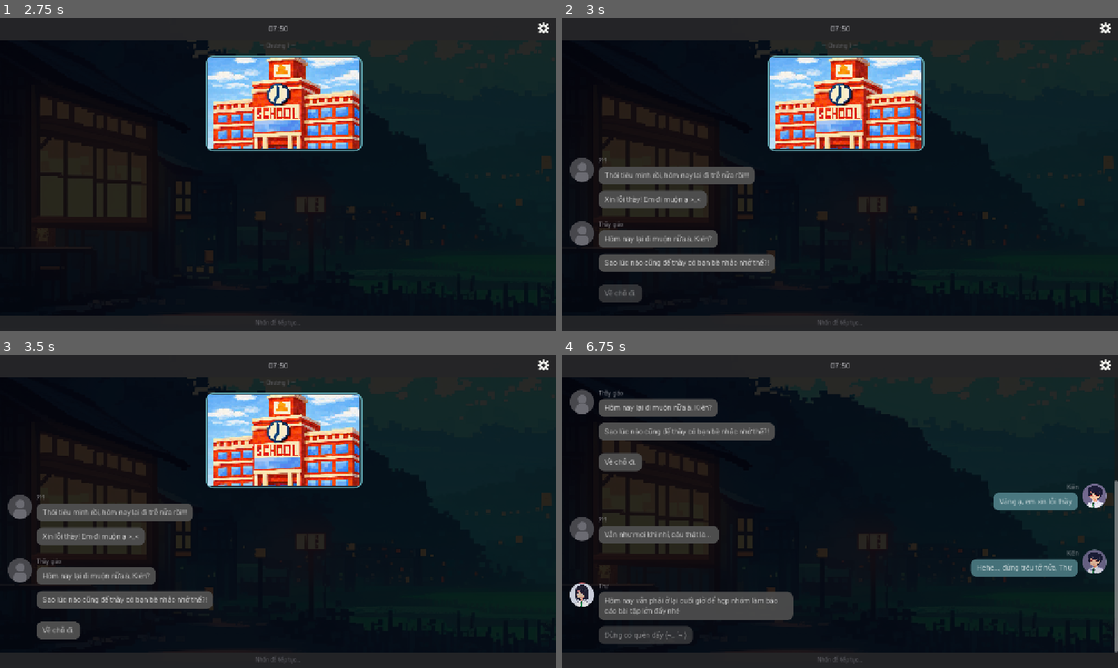
Above: before the commit, frames 1-4 (two rows, left to right).
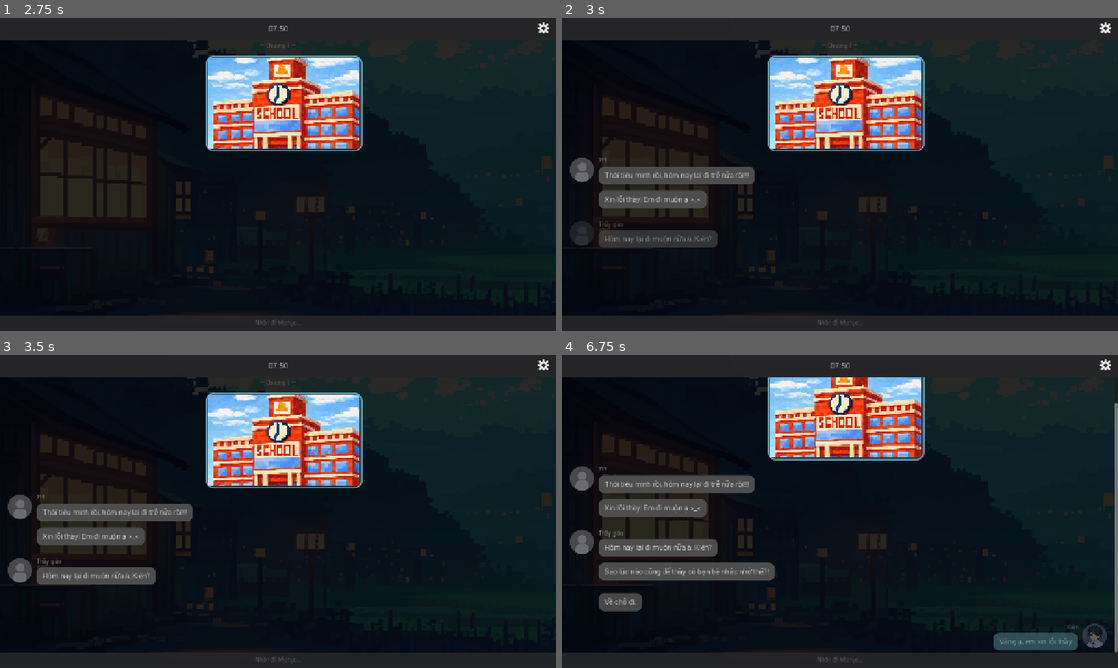
Above: after the commit, the same moments.

Repository: Quannedevlord/Way-To-Home
Game: Godot game, scene res://scenes/splash/splash.tscn
Same seed, same stepped clock (60 frames per second), same inputs: the game is played once before the commit and once after it. Video files are missing from this copy of the repository; at most half a second of black plays in their place. Sound files missing from this copy of the repository are replaced by a short silence.
Inputs (mouse positions are in pixels of both pictures, inside the frame that each line leads up to):
- Up to frame 1 (2.75 s): tap Enter (ui_accept) at 0.5, 1.35, 1.52, 1.82 s; move the mouse to (400, 158) at 0.52 s; hold Enter (ui_accept) 0.53-1.28 s; click (400, 158) at 0.67 s; move the mouse to (166, 190) at 1.27 s; click (166, 190) at 1.42 s; click "Chơi mới" at 2 s
- Up to frame 2 (3 s): tap Enter (ui_accept) at 2.75 s; move the mouse to (895, 105) at 2.77 s; hold Enter (ui_accept) from 2.78 s (still down); click (895, 105) at 2.92 s
- Up to frame 3 (3.5 s): keep holding Enter (ui_accept)
- Up to frame 4 (6.75 s): release Enter (ui_accept) at 3.5 s; click (1106, 364) at 3.5 s; click (823, 524) at 4.25 s; click "Về giao diện chính" at 5 s; click "Tiếp tục" at 5.75 s; tap Enter (ui_accept) at 6.5, 6.6 s; move the mouse to (812, 574) at 6.52 s; click (812, 574) at 6.67 s

Frame 1 is identical in both runs. In frame 2, 3.5% of the frame differs, in the area x 1-39%, y 64-91%; in frame 3, 2.2%; in frame 4, 26%, in the area x 1-100%, y 7-95%.

Commit message:
file moi

Diff:
--- a/scenes/chapters/chapter_01/chapter1.gd
+++ b/scenes/chapters/chapter_01/chapter1.gd
@@ -5,6 +5,8 @@
 @export var location_label: Label
 @export var choice_container: VBoxContainer
 @export var continue_hint: Control
+
+@onready var background: TextureRect = $Background
 
 const STORY_PATH := "res://data/chap1_story/main_story.json"
 const CHAT_MESSAGE_SCENE := preload("res://scenes/chapters/chapter_01/chat_message.tscn")
@@ -34,10 +36,15 @@
 var _lines_shown := 0
 var _last_speaker := ""
 var _inline_choice_resolved := false
-
-
+var _background_tween: Tween
+var _fade_tween: Tween
+var _fade_overlay: ColorRect
+
+
+## Khởi tạo âm thanh, lớp phủ fade và dữ liệu hội thoại đã lưu.
 func _ready() -> void:
 	SettingsScript.apply_saved_audio_settings()
+	_create_fade_overlay()
 	if not load_story(STORY_PATH):
 		return
 
@@ -57,6 +64,18 @@
 	save_progress()
 
 
+## Tạo lớp phủ đen toàn màn hình dùng cho fade in/out.
+func _create_fade_overlay() -> void:
+	_fade_overlay = ColorRect.new()
+	_fade_overlay.name = "FadeOverlay"
+	_fade_overlay.color = Color(0, 0, 0, 0)
+	_fade_overlay.set_anchors_and_offsets_preset(Control.PRESET_FULL_RECT)
+	_fade_overlay.mouse_filter = Control.MOUSE_FILTER_IGNORE
+	_fade_overlay.z_index = 100
+	add_child(_fade_overlay)
+
+
+## Đọc và kiểm tra nội dung JSON của một chương truyện.
 func load_story(path: String) -> bool:
 	if not FileAccess.file_exists(path):
 		push_error("[Chapter1] Không tìm thấy file: %s" % path)
@@ -88,6 +107,7 @@
 	return true
 
 
+## Chuẩn hóa các trường thoại và đường dẫn minh họa từ JSON cũ.
 func _normalize_script(lines: Array) -> Array:
 	var out: Array = []
 	for item in lines:
@@ -106,6 +126,7 @@
 	return out
 
 
+## Đưa tên asset cũ về đường dẫn hợp lệ trong dự án.
 func _remap_asset(path: String) -> String:
 	if path.is_empty():
 		return ""
@@ -125,10 +146,12 @@
 	return ""
 
 
+## Lấy cảnh hiện tại từ dữ liệu tập và cảnh đang chọn.
 func get_current_scene() -> Dictionary:
 	return story_data["episodes"][episode_index]["scenes"][scene_index]
 
 
+## Nạp hội thoại, lựa chọn và tiêu đề địa điểm cho cảnh hiện tại.
 func load_scene_dialogues(show_location: bool = true) -> void:
 	var scene := get_current_scene()
 	_current_scene_id = scene.get("id", "")
@@ -156,6 +179,7 @@
 		_append_location_divider(scene.get("location", ""))
 
 
+## Dựng lại các dòng đã đọc mà không phát lại hiệu ứng chuyển cảnh.
 func _rebuild_chat_history() -> void:
 	for child in chat_feed.get_children():
 		child.queue_free()
@@ -174,7 +198,10 @@
 	call_deferred("_scroll_to_bottom")
 
 
+## Hiển thị một dòng JSON, bao gồm âm thanh, ảnh minh họa và sự kiện đính kèm.
 func _append_line(line: Dictionary, scroll: bool = true, play_sound: bool = true, animate: bool = true) -> void:
+	_process_json_events(line, animate)
+
 	if str(line.get("time", "")) != "":
 		location_label.text = str(line["time"])
 
@@ -215,6 +242,100 @@
 		call_deferred("_scroll_to_bottom")
 
 
+## Chạy các sự kiện `event` hoặc danh sách `events` được khai báo trên dòng JSON.
+## Ví dụ: {"event":{"type":"change_background","path":"res://assets/school.png"}}
+## Có thể dùng events:[{"type":"fade_out"},{"type":"change_background","path":"res://assets/dream.png"},{"type":"fade_in"}].
+func _process_json_events(line: Dictionary, animate: bool) -> void:
+	var events: Variant = line.get("events", line.get("event", []))
+	if events is Dictionary:
+		call_deferred("_run_json_events", [events], animate)
+	elif events is Array:
+		call_deferred("_run_json_events", events.duplicate(true), animate)
+	elif events != null and events != "":
+		push_error("[Chapter1] Trường event/events phải là object hoặc array.")
+
+
+## Chạy lần lượt các sự kiện để những hiệu ứng fade không ghi đè lẫn nhau.
+func _run_json_events(events: Array, animate: bool) -> void:
+	for event in events:
+		await _process_json_event(event, animate)
+
+
+## Xử lý sự kiện JSON đổi nền hoặc fade màn hình.
+func _process_json_event(event: Variant, animate: bool) -> void:
+	if not event is Dictionary:
+		push_error("[Chapter1] Mỗi sự kiện JSON phải là object.")
+		return
+
+	var event_type := str(event.get("type", ""))
+	var duration := maxf(float(event.get("duration", 0.35)), 0.0) if animate else 0.0
+	match event_type:
+		"change_background", "background":
+			var path := str(event.get("path", event.get("background", "")))
+			if path.is_empty():
+				push_error("[Chapter1] Sự kiện đổi nền cần có trường path.")
+				return
+			var use_fade := bool(event.get("fade", true))
+			var background_changed := change_background(path, duration, use_fade)
+			if background_changed and animate and use_fade and duration > 0.0:
+				await _background_tween.finished
+		"fade", "fade_in", "fade_out":
+			if not animate:
+				return
+			var direction := str(event.get("direction", event_type.trim_prefix("fade_")))
+			if event_type == "fade":
+				direction = str(event.get("direction", "out"))
+			fade_screen(direction, duration)
+			await _fade_tween.finished
+		_:
+			push_error("[Chapter1] Loại sự kiện JSON không được hỗ trợ: %s" % event_type)
+
+
+## Đổi texture nền; có thể fade nền cũ ra rồi fade nền mới vào.
+func change_background(path: String, duration: float = 0.35, use_fade: bool = true) -> bool:
+	if not ResourceLoader.exists(path):
+		push_error("[Chapter1] Không tìm thấy ảnh nền: %s" % path)
+		return false
+	var texture := ResourceLoader.load(path) as Texture2D
+	if texture == null:
+		push_error("[Chapter1] Asset không phải Texture2D: %s" % path)
+		return false
+
+	if is_instance_valid(_background_tween) and _background_tween.is_running():
+		_background_tween.kill()
+	if not use_fade or duration <= 0.0:
+		background.texture = texture
+		background.modulate.a = 1.0
+		return true
+
+	_background_tween = create_tween()
+	_background_tween.tween_property(background, "modulate:a", 0.0, duration * 0.5)
+	_background_tween.tween_callback(_set_background_texture.bind(texture))
+	_background_tween.tween_property(background, "modulate:a", 1.0, duration * 0.5)
+	return true
+
+
+## Gán texture mới vào node nền tại điểm giữa của hiệu ứng fade.
+func _set_background_texture(texture: Texture2D) -> void:
+	background.texture = texture
+
+
+## Fade màn hình theo hướng `out` (đen dần) hoặc `in` (hiện dần).
+func fade_screen(direction: String, duration: float = 0.35) -> void:
+	if direction != "in" and direction != "out":
+		push_error("[Chapter1] Hướng fade không hợp lệ: %s" % direction)
+		return
+	if is_instance_valid(_fade_tween) and _fade_tween.is_running():
+		_fade_tween.kill()
+
+	var start_alpha := 1.0 if direction == "in" else 0.0
+	var end_alpha := 0.0 if direction == "in" else 1.0
+	_fade_overlay.color.a = start_alpha
+	_fade_tween = create_tween()
+	_fade_tween.tween_property(_fade_overlay, "color:a", end_alpha, maxf(duration, 0.0))
+
+
+## Tạo bubble hội thoại và cuộn feed nếu cần.
 func _append_dialogue(speaker: String, message: String, avatar_path: String = "", animate: bool = true) -> void:
 	var msg := CHAT_MESSAGE_SCENE.instantiate()
 	msg.set_font(CHAT_FONT)
@@ -231,6 +352,7 @@
 	chat_feed.add_child(msg)
 
 
+## Tạo bubble lời dẫn trong feed hội thoại.
 func _append_narration(message: String, animate: bool = true) -> void:
 	var msg := CHAT_MESSAGE_SCENE.instantiate()
 	msg.set_font(CHAT_FONT)
@@ -240,6 +362,7 @@
 	chat_feed.add_child(msg)
 
 
+## Thêm đường phân cách địa điểm vào feed.
 func _append_location_divider(location: String) -> void:
 	if location.is_empty():
 		return
@@ -249,6 +372,7 @@
 	chat_feed.add_child(msg)
 
 
+## Tạo bubble ảnh minh họa trong feed hội thoại.
 func _append_image(texture: Texture2D, align_right: bool = false, animate: bool = true) -> void:
 	var msg := CHAT_MESSAGE_SCENE.instantiate()
 	msg.setup_image(texture, align_right)
@@ -257,6 +381,7 @@
 	chat_feed.add_child(msg)
 
 
+## Phát một âm thanh hiệu ứng đã được gán stream.
 func play_sfx() -> void:
 	# . Tạo một Node phát âm thanh mới
 	var sfx_player := AudioStreamPlayer.new()
@@ -270,6 +395,7 @@
 	sfx_player.finished.connect(sfx_player.queue_free)
 
 
+## Cuộn khung hội thoại xuống dòng mới nhất sau khi layout cập nhật.
 func _scroll_to_bottom() -> void:
 	if not is_inside_tree() or not is_instance_valid(scroll_container):
 		return
@@ -283,17 +409,20 @@
 	v_scroll.value = v_scroll.max_value
 
 
+## Cập nhật gợi ý tiếp tục theo trạng thái truyện và lựa chọn.
 func _update_continue_hint() -> void:
 	var waiting_choice: bool = choice_container.get_parent().visible
 	continue_hint.visible = not story_finished and not waiting_choice
 
 
+## Lấy lựa chọn gắn trực tiếp với dòng thoại đang hiển thị.
 func _current_line_choices() -> Array:
 	if dialogue_index < 0 or dialogue_index >= current_dialogues.size():
 		return []
 	return current_dialogues[dialogue_index].get("choices", [])
 
 
+## Hiển thị lựa chọn nội tuyến nếu dòng hiện tại có khai báo.
 func _try_show_inline_choices() -> void:
 	var choices := _current_line_choices()
 	if choices.is_empty() or _inline_choice_resolved:
@@ -301,6 +430,7 @@
 	show_choices(choices)
 
 
+## Thêm dòng hiện tại, chuyển file JSON kế tiếp hoặc tiến cảnh khi hết thoại.
 func show_current_line() -> void:
 	# KIỂM TRA ĐỔI FILE KHI ĐÃ ĐỌC HẾT CÂU THOẠI CỦA FILE JSON HIỆN TẠI
 	if dialogue_index >= current_dialogues.size():
@@ -325,7 +455,7 @@
 	_update_continue_hint()
 
 
-# HÀM BỔ TRỢ ĐỔI FILE JSON AN TOÀN
+## Tải file truyện kế tiếp theo tên file được JSON chỉ định.
 func _trigger_next_file(next_file_name: String) -> void:
 	var clean_file_name = next_file_name.get_file() # Chống lỗi bị lặp/cộng dồn đường dẫn dài
 	var full_path = "res://data/chap1_story/" + clean_file_name
@@ -340,7 +470,7 @@
 		save_progress()
 
 
-# SỬ DỤNG _INPUT ĐỂ NHẬN DIỆN CÚ CLICK CHUỘT TOÀN MÀN HÌNH MƯỢT MÀ
+## Tiếp tục hội thoại khi nhấn xác nhận hoặc click vùng trống.
 func _input(event: InputEvent) -> void:
 	if choice_container.get_parent().visible or story_finished:
 		return
@@ -361,6 +491,7 @@
 		save_progress()
 
 
+## Chuyển sang cảnh hoặc tập kế tiếp, kết thúc chương nếu đã hết dữ liệu.
 func advance_scene() -> void:
 	if story_finished:
 		return
@@ -386,6 +517,7 @@
 	save_progress()
 
 
+## Tạo các nút lựa chọn từ dữ liệu JSON của truyện.
 func show_choices(choices: Array) -> void:
 	for child in choice_container.get_children():
 		child.queue_free()
@@ -415,6 +547,7 @@
 	continue_hint.visible = false
 
 
+## Áp dụng lựa chọn và điều hướng đến nhánh thoại tương ứng.
 func _on_choice_selected(choice: Dictionary) -> void:
 	choice_container.get_parent().visible = false
 	for child in choice_container.get_children():
@@ -429,18 +562,7 @@
 
 	# TÍNH NĂNG MỚI: Nếu lựa chọn yêu cầu đổi sang file JSON khác
 	if choice.has("next_file"):
-		var next_file_name = str(choice["next_file"])
-		var full_path = "res://data/chap1_story/" + next_file_name
-
-		# Nạp file mới và thiết lập lại từ đầu file đó
-		if load_story(full_path):
-			selected_choice_index = -1
-			dialogue_index = 0
-			_lines_shown = 0
-			_last_speaker = ""
-			load_scene_dialogues(false) # Không chèn lại vạch ngăn cách location nếu không cần
-			show_current_line()
-			save_progress()
+		_trigger_next_file(str(choice["next_file"]))
 		return
 
 	if choice.has("dialogues"):
@@ -464,17 +586,7 @@
 	save_progress()
 
 
-func _unhandled_input(event: InputEvent) -> void:
-	if choice_container.get_parent().visible or story_finished:
-		return
-	if event.is_action_pressed("ui_accept") or (event is InputEventMouseButton and event.pressed and event.button_index == MOUSE_BUTTON_LEFT):
-		if event is InputEventMouseButton and _is_pointer_over_button():
-			return
-		dialogue_index += 1
-		show_current_line()
-		save_progress()
-
-
+## Kiểm tra con trỏ có đang nằm trên nút để không tiến thoại khi chọn.
 func _is_pointer_over_button() -> bool:
 	var hovered_control := get_viewport().gui_get_hovered_control()
 	while hovered_control != null:
@@ -484,6 +596,7 @@
 	return false
 
 
+## Khôi phục chỉ số tập, cảnh, lựa chọn và dòng thoại từ bản lưu.
 func restore_progress() -> void:
 	var save_data: Dictionary = GameManager.load_game()
 	if save_data.get("current_scene", "") != scene_file_path:
@@ -495,6 +608,7 @@
 	dialogue_index = maxi(int(save_data.get("dialogue_index", 0)), 0)
 
 
+## Lưu vị trí hội thoại hiện tại để tiếp tục ở lần chơi sau.
 func save_progress() -> void:
 	GameManager.save_game({
 		"episode_index": episode_index,
